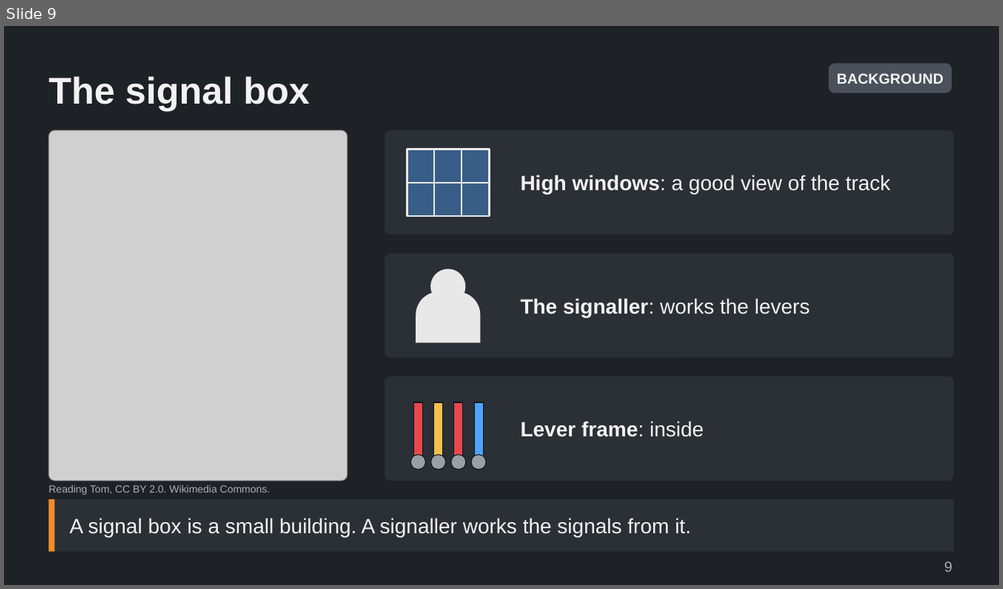
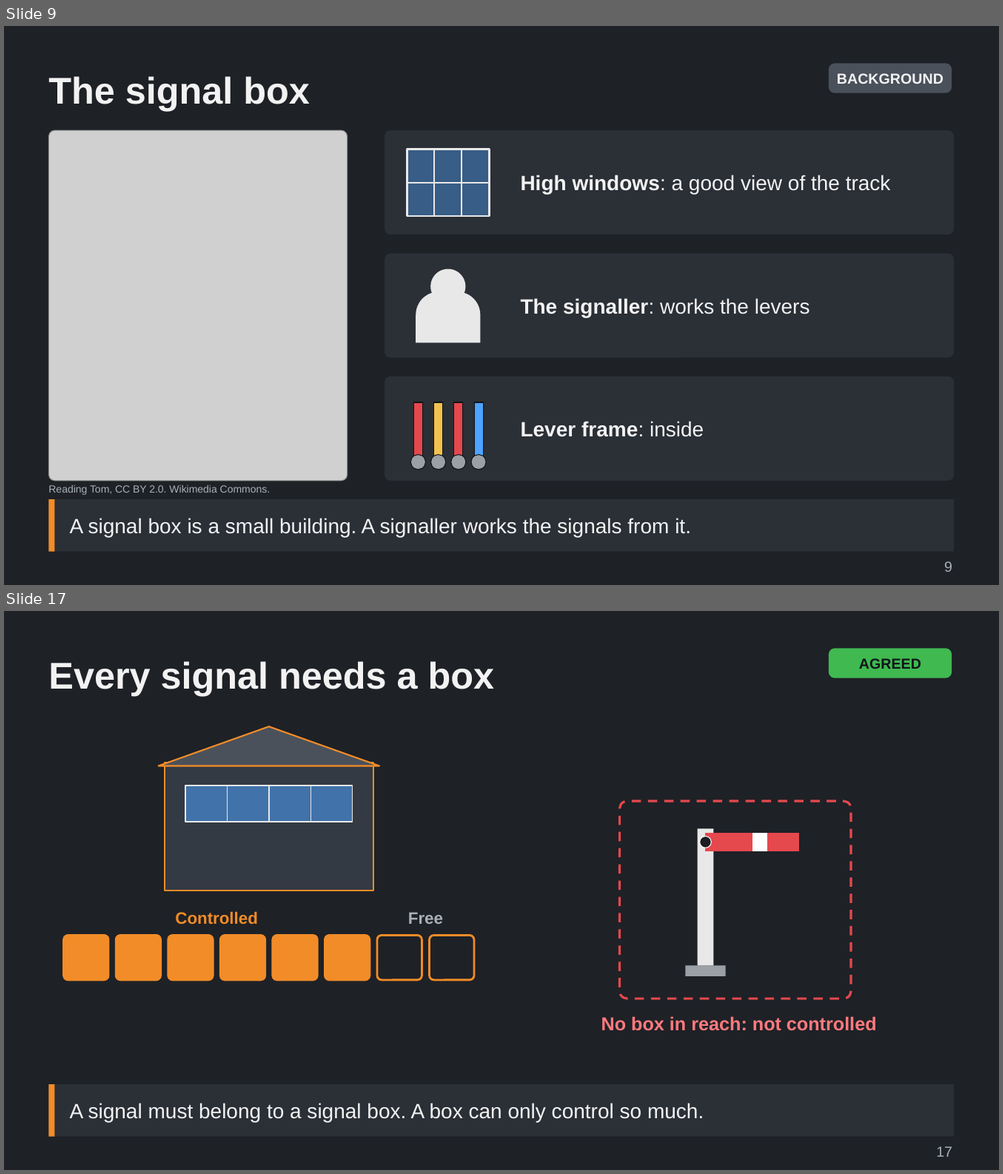
Before and after one commit to Tarenkookoo/Satisfactory---Early-Locomotion, a slide deck: Reporting/Claude Presents/Deck2_Signals/Signals_and_Signal_Boxes_Explained.pptx. Shown one above the other, each under a label of ours: slide 9 before the commit, slides 9 and 17 after it; the slides between them are not shown. The pictures are 1003x589 and 1003x1174 pixels, drawn with LibreOffice and Linux fonts; fonts in the diff are those of the drawing; grey boxes stand for pictures. Boxes give left, top, right and bottom in pixels: in the first picture for what was removed or moved away, otherwise in the second. Text is boxed around its words. In the diff, an @@ line names an element or a change of style, - is before the commit and + after.

```diff
--- a/Reporting/Claude Presents/Deck2_Signals/Signals_and_Signal_Boxes_Explained.pptx
+++ b/Reporting/Claude Presents/Deck2_Signals/Signals_and_Signal_Boxes_Explained.pptx
@@ slide 17 added at box(4, 611, 999, 1170), background #1E2126 @@
@@ rounded rectangle added at box(828, 648, 951, 678), fill #3FB950, 14 pt, text #101418, bold @@
+AGREED
@@ title added at box(48, 661, 495, 696), 36 pt, text #F2F2F2, bold @@
+Every signal needs a box
@@ group added at box(64, 726, 876, 1031): 9 rounded rectangles, 4 rectangles, 3 freeform shapes, 3 lines, 3 texts, 1 ellipse @@
+Controlled
+Free
+No box in reach: not controlled
@@ rectangle added at box(48, 1085, 954, 1137), fill #2B2F36, 20 pt, text #F2F2F2 @@
+A signal must belong to a signal box. A box can only control so much.
@@ rectangle added at box(48, 1085, 55, 1137), fill #F28C28 @@
@@ text added at box(936, 1147, 952, 1157), 14 pt, text #A9B0B8 @@
+17
```
Also in this commit, not shown: 8 other slides added, 1 other file.
